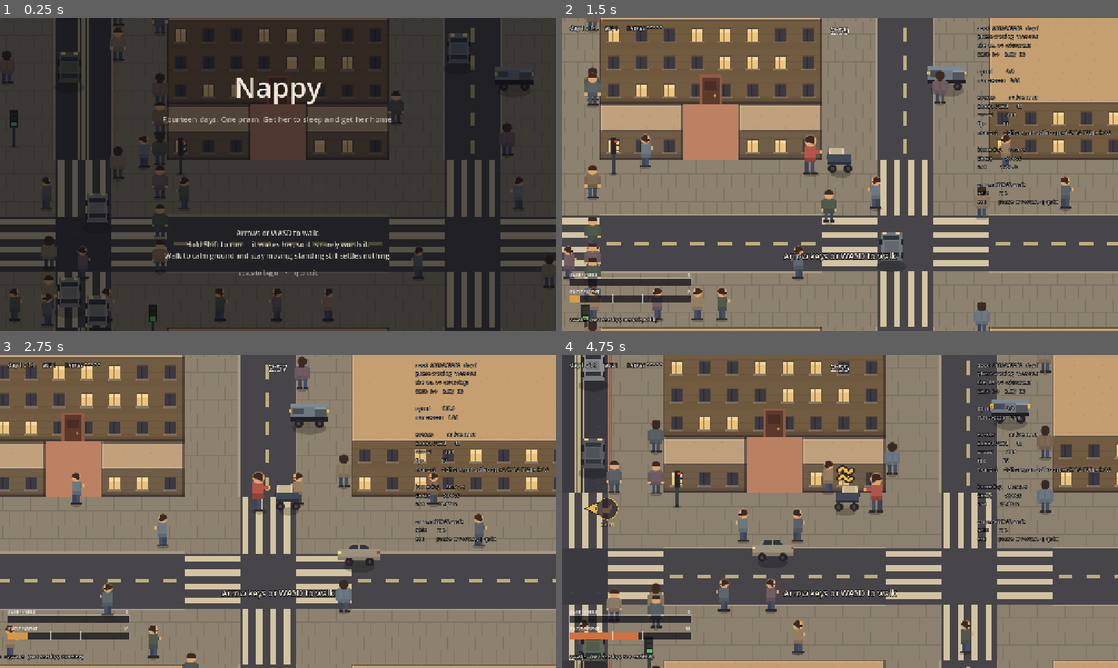
Above: before the commit, frames 1-4 (two rows, left to right).
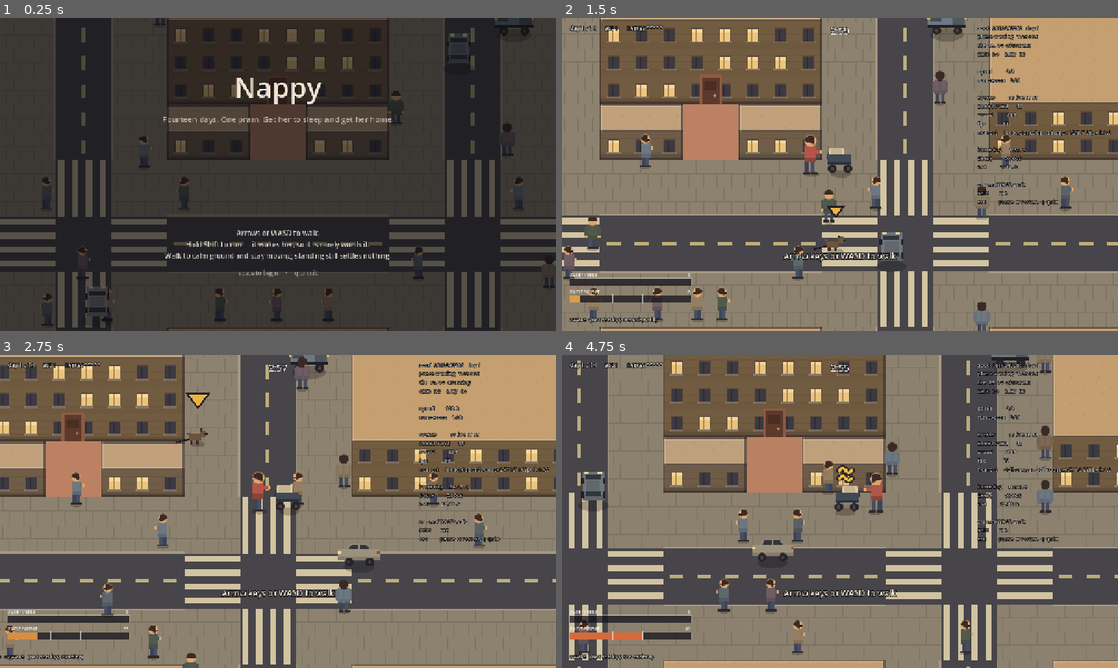
Above: after the commit, the same moments.

Repository: JosuaKrause/nappy
Game: Godot game, scene res://scenes/main.tscn
The game is run twice, just before and just after one commit, with the same random seed, the same clock (stepped at 60 frames per second) and the same inputs.
Inputs (mouse positions are in pixels of both pictures, inside the frame that each line leads up to):
- Up to frame 1 (0.25 s): no input
- Up to frame 2 (1.5 s): tap Enter (ui_accept) at 0.5, 0.77 s; move the mouse to (962, 158) at 0.52 s; hold Right (move_right) 0.53-1.25 s; hold Shift (run) 0.53-1.25 s; click (962, 158) at 0.67 s; drag from (728, 190) to (812, 237) at 1.27 s
- Up to frame 3 (2.75 s): move the mouse to (333, 442) at 2.02 s; hold Right (move_right) from 2.03 s (still down); hold Shift (run) from 2.03 s (still down)
- Up to frame 4 (4.75 s): release Right (move_right) at 2.75 s; release Shift (run) at 2.75 s; drag from (812, 574) to (673, 464) at 2.77 s; move the mouse to (1006, 558) at 3.52 s; hold Left (move_left) 3.53-4.25 s; hold Shift (run) 3.53-4.25 s; tap R at 3.6 s; tap Enter (ui_accept) at 3.77 s; drag from (673, 464) to (756, 433) at 4.27 s

The runs differ from the first frame. In frame 1, 3.0% of the frame differs, in the area x 0-96%, y 0-100%; in frame 2, 2.3%; in frame 3, 2.8%; in frame 4, 4.1%, in the area x 2-96%, y 0-100%.

Commit message:
Playtest 14: the main road moves
"I have the feeling the main road is now always left to home. It should move
around more."

It was CrowdLanes.arterial_index -- the middle corridor, on every seed -- so the
largest thing a player navigates by stood in the same place relative to the home
in every run anybody has played. A fixed city is worth learning; a city that is
the same city every time is not.

map.main_road is rolled from the city's own street stream now, and map.main_road
is the answer everywhere. Four places were still deriving it from the constant
and are the same defect M46 found in CrowdLanes.busyness -- a fact about a city
answered from an axis length: arterial_pavement, the tunnel and bridge in
_spawn_spine_exits, the two dev --spawn targets, and the calm-zone rule that
stops a park swallowing a stretch of it.

Three corridors clear of either boundary, which is the one constraint that is
not taste: the spine divides the city in two and M47 makes crossing it a soft
block, so both halves have to be worth being in. Two was tried first and is too
near -- at corridor 9 of eleven the city east of the spine is two block-columns,
and test_crowd saw it before a player could, with 256 overlapping crossing-axis
pairs in a junction box against a tolerance of 180. A sliver funnels the spine's
whole traffic through junctions with nowhere to spread to. Measured over five
seeds at three clear, the spines land on corridors 3 to 8 and the counts are 19
to 170.

The east-west guard in _zone_fits stays a constant and gets a comment saying why
it is not an arterial: it protects the corridor the east and west city exits
open onto, which would otherwise be a hole in the boundary opening into a park.

Two tests were pinned to the old fixture rather than to a rule, and both are the
same mistake one level down. _test_a_precinct_has_no_cars_in_it required a
north-south precinct -- never a rule, since one precinct is the shore and the
other is inland on either axis -- and seed 4242 simply happened to roll one for
eleven milestones. And _test_a_main_road_is_kept_by_its_lights opened its day
with no focus, which parks the crowd's box on the middle of the map: it found
cars on the spine only for as long as the spine was the middle corridor. That is
M46's floor-test defect in the test next door to it.

Co-Authored-By: Claude Opus 5 <noreply@anthropic.com>
Claude-Session: https://claude.ai/code/session_01PrfsLFcbng3aLnNsD5xsek

Diff:
--- a/src/city/city.gd
+++ b/src/city/city.gd
@@ -232,7 +232,7 @@
 ## either side of it.
 func _spawn_spine_exits() -> void:
 	var extent := map.world_size()
-	var down := (CrowdLanes.arterial_index(Tuning.CITY_BLOCKS.x) * CityMap.period()
+	var down := (map.main_road * CityMap.period()
 			+ Tuning.STREET_WIDTH * 0.5) * float(Tuning.TILE_SIZE)
 	var across := (CrowdLanes.arterial_index(Tuning.CITY_BLOCKS.y) * CityMap.period()
 			+ Tuning.STREET_WIDTH * 0.5) * float(Tuning.TILE_SIZE)
--- a/src/city/city_generator.gd
+++ b/src/city/city_generator.gd
@@ -69,13 +69,35 @@
 ## same trick `CrowdLanes.busyness` uses: the hierarchy is a property of the city, and taking it
 ## out of the shared stream means adding it moves nothing else that a seed already decided.
 ##
-## The spine is the corridor `CrowdLanes.arterial_index` already called the arterial, so the
-## busiest street and the main road are the same street rather than two overlapping claims about
-## which one matters — and it is **only** the north-south one. *(Playtest 12, finding 2.)*
+## There is **only** one main road and it is the north-south one. *(Playtest 12, finding 2.)*
+##
+## **Where it runs is rolled, and until playtest 14 it was always the middle corridor.** It was
+## `CrowdLanes.arterial_index` — the centre of the map, on every seed — so the one landmark the
+## city has stood in the same place relative to the home in every run anybody had ever played:
+## *"I have the feeling the main road is now always left to home. It should move around more."*
+## A fixed city is worth learning; a city that is the same city every time is not, and the spine
+## is the largest single thing a player navigates by.
+##
+## Kept **three corridors clear of either boundary**, which is the one constraint that is not
+## taste. The spine divides the city in two and both halves have to be worth being in — M47 makes
+## crossing it a soft block — so a main road near the edge is a wall with a corner behind it rather
+## than a division. It also cannot be a boundary corridor at all: those have buildings on one side
+## only, and the tunnel and the bridge are holes punched through the ring of frontages.
+##
+## Two was tried first and is too near. At corridor 9 of eleven the city east of the spine is two
+## block-columns, and `tests/test_crowd.gd` saw it before a player could: 256 overlapping
+## crossing-axis pairs in a junction box over a minute against a tolerance of 180, where the same
+## city with a central spine gives well under it. A sliver has the spine's whole traffic funnelling
+## through junctions that have nowhere to spread to.
+##
+## `map.main_road` is the answer everywhere. `CrowdLanes.arterial_index` is now only the *default*
+## the map is built from, and anything asking "which corridor is the main road" that reaches for it
+## instead is the M46 defect — a fact about a city answered from a constant.
 static func _assign_street_kinds(map: CityMap) -> void:
-	map.main_road = CrowdLanes.arterial_index(Tuning.CITY_BLOCKS.x)
 	var rng := RandomNumberGenerator.new()
 	rng.seed = hash("street:%d" % map.seed_used)
+	var corridors := CrowdLanes.corridor_count(Tuning.CITY_BLOCKS.x)
+	map.main_road = rng.randi_range(3, corridors - 4)
 	_place_precincts(map, rng)
 
 ## The two precincts, three blocks each. *(Playtest 12, findings 1 and 7: "a stretch of three
@@ -197,7 +219,7 @@
 	# rolled as calm below, and is not in `remaining`, so no courtyard is cut into it either.
 	purposes[home_block()] = GameEnums.BlockPurpose.RESIDENTIAL
 
-	var areas := _place_calm_zones(purposes, zones, shuffled, rng)
+	var areas := _place_calm_zones(purposes, zones, shuffled, rng, map.main_road)
 
 	var calm_target := rng.randi_range(Tuning.MIN_CALM_BLOCKS, Tuning.MAX_CALM_BLOCKS)
 	for block in shuffled:
@@ -245,7 +267,7 @@
 ##   footprint: a four-block park with a quiet square across the road from it is one calm area
 ##   with an awkward middle, and the point of several is that they are somewhere else.
 static func _place_calm_zones(purposes: Dictionary, zones: Dictionary,
-		shuffled: Array[Vector2i], rng: RandomNumberGenerator) -> int:
+		shuffled: Array[Vector2i], rng: RandomNumberGenerator, main_road: int) -> int:
 	var wanted := rng.randi_range(Tuning.MIN_CALM_ZONES, Tuning.MAX_CALM_ZONES)
 	var made := 0
 	var span := Vector2i.ONE * Tuning.CALM_ZONE_BLOCKS
@@ -253,7 +275,7 @@
 		if made >= wanted:
 			break
 		var footprint := Rect2i(anchor, span)
-		if not _zone_fits(purposes, footprint):
+		if not _zone_fits(purposes, footprint, main_road):
 			continue
 		var purpose := _OPEN_CALM[rng.randi_range(0, _OPEN_CALM.size() - 1)]
 		for block in _blocks_in(footprint):
@@ -295,15 +317,19 @@
 
 ## Whether a 2x2 footprint is inside the map, wholly unclaimed, clear of other calm, clear of the
 ## home, and does not swallow a stretch of either arterial.
-static func _zone_fits(purposes: Dictionary, footprint: Rect2i) -> bool:
+static func _zone_fits(purposes: Dictionary, footprint: Rect2i, main_road: int) -> bool:
 	if footprint.end.x > Tuning.CITY_BLOCKS.x or footprint.end.y > Tuning.CITY_BLOCKS.y:
 		return false
 	if _too_near_the_home(footprint):
 		return false
 	# The corridors this would absorb are the ones between its own columns and rows.
 	for index in range(footprint.position.x + 1, footprint.end.x):
-		if index == CrowdLanes.arterial_index(Tuning.CITY_BLOCKS.x):
+		if index == main_road:
 			return false
+	# The east-west guard is **not** about an arterial — there is only one main road and it runs
+	# north to south. What this one protects is the corridor the east and west city exits open
+	# onto (`City._spawn_spine_exits`), which would otherwise be a hole in the boundary opening
+	# into a park. Same shape, different reason, and it stays a constant because the exits do.
 	for index in range(footprint.position.y + 1, footprint.end.y):
 		if index == CrowdLanes.arterial_index(Tuning.CITY_BLOCKS.y):
 			return false
--- a/src/crowd/crowd_lanes.gd
+++ b/src/crowd/crowd_lanes.gd
@@ -236,8 +236,7 @@
 ## A point on the pavement beside the north-south arterial, half way down the map. The one
 ## place the crowd's noise floor is highest, which makes it the place worth measuring.
 static func arterial_pavement(map: CityMap) -> Vector2:
-	var corridor := arterial_index(Tuning.CITY_BLOCKS.x)
-	var x := corridor * CityMap.period() + Tuning.SIDEWALK_WIDTH - 1
+	var x := map.main_road * CityMap.period() + Tuning.SIDEWALK_WIDTH - 1
 	return map.tile_to_world(Vector2i(x, map.size.y / 2))
 
 ## The same, for whichever north-south corridor this city made the quietest.
--- a/src/main.gd
+++ b/src/main.gd
@@ -492,7 +492,7 @@
 	# are the only cue in the game whose whole content is *when*, so they cannot be judged from a
 	# still of one — take several seconds apart, or use `--walk` and watch the cycle.
 	if args[index + 1] == "signal":
-		var spine := CrowdLanes.arterial_index(Tuning.CITY_BLOCKS.x)
+		var spine := _city.map.main_road
 		var down := clampi(Tuning.CITY_BLOCKS.y / 2, 1, Tuning.CITY_BLOCKS.y - 1)
 		# On the side street's own pavement, a couple of tiles east of the junction: the block
 		# east of corridor `spine` is block `spine`, and offset 1 of a corridor is footway.
@@ -503,8 +503,7 @@
 	# is the bridge at the other end and `edge:e` / `edge:w` the road simply running out.
 	if args[index + 1].begins_with("edge"):
 		var side := args[index + 1].get_slice(":", 1)
-		var spine_x := CrowdLanes.arterial_index(Tuning.CITY_BLOCKS.x) * CityMap.period() \
-				+ Tuning.STREET_WIDTH / 2
+		var spine_x := _city.map.main_road * CityMap.period() + Tuning.STREET_WIDTH / 2
 		var spine_y := CrowdLanes.arterial_index(Tuning.CITY_BLOCKS.y) * CityMap.period() \
 				+ Tuning.STREET_WIDTH / 2
 		# Beside the carriageway, not on it: the exits are lethal, which is the point of them.
--- a/tests/test_crowd.gd
+++ b/tests/test_crowd.gd
@@ -617,9 +617,17 @@
 ## the signals would be scenery on top of a courtesy that was already sufficient.
 func _test_a_main_road_is_kept_by_its_lights(t) -> void:
 	_city.crowd.start_day(1, _rng(1))
-	var spine := CrowdLanes.arterial_index(Tuning.CITY_BLOCKS.x)
-	t.check(_city.map.main_road == spine,
-			"the north-south arterial is the one main road")
+	# **Where the spine runs is a fact about this city, not a constant.** *(Playtest 14: "I have
+	# the feeling the main road is now always left to home — it should move around more.")* It was
+	# always the middle corridor, so this used to assert `main_road == arterial_index`, which is
+	# the shape M46 found in `CrowdLanes.busyness`: a question about a city answered from a
+	# constant. What is worth pinning is that it is somewhere a main road can *be*.
+	var spine := _city.map.main_road
+	var corridors := CrowdLanes.corridor_count(Tuning.CITY_BLOCKS.x)
+	t.check(spine >= 3 and spine <= corridors - 4,
+			"the spine leaves a city on both sides of it (corridor %d of %d)" % [spine, corridors])
+	t.check(CrowdLanes.busyness(_city.map, true, spine) == CrowdLanes.ARTERIAL_BUSYNESS,
+			"and the busiest street and the main road are the same street")
 	t.check(_city.crowd.signals_for_tests().is_signalled(Vector2i(spine, 3)),
 			"every junction on the spine is signalled")
 	t.check(not _city.crowd.signals_for_tests().is_signalled(Vector2i(spine + 1, 3)),
@@ -628,6 +636,13 @@
 	# A car on the spine, with somebody standing at the zebra it is coming to, does not slow for
 	# them. It is stated over the car's own give-way probe rather than by walking one, because the
 	# thing being asserted is that the probe never fires at all.
+	#
+	# **Focused on the spine to find one.** *(Playtest 14.)* The crowd is a population of the box
+	# around her, and this used to open the day with no focus at all — which parks the box on the
+	# middle of the map. That found cars on the spine only for as long as the spine *was* the
+	# middle corridor; the day it started moving, there were none in the box to test. Same defect
+	# M46 found in the floor test, in the test next door to it.
+	_city.crowd.start_day(1, _rng(1), CrowdLanes.arterial_pavement(_city.map))
 	var tested := 0
 	for agent in _city.crowd.agents():
 		if tested >= 2 or agent.kind != CrowdAgent.Kind.CAR:
@@ -697,22 +712,24 @@
 ## pedestrianised corridor is paved end to end, so every tile of it says "street" — so this is
 ## the check that the corridor kind is actually reaching the two places a car picks a road.
 func _test_a_precinct_has_no_cars_in_it(t) -> void:
-	var vertical: Array[Vector4i] = []
-	for span in _city.map.precinct_spans:
-		if span.x == 1:
-			vertical.append(span)
-	t.check(not vertical.is_empty(), "the city has a north-south precinct")
-	t.check(_city.map.precinct_spans.size() == 2, "and exactly two precincts in all (%d)"
+	# **Whichever axis this city put its inland precinct on.** *(Playtest 14.)* This used to require
+	# a north-south one and stand in it, which was never a rule — one precinct is the shore, which
+	# is always east-west, and the other is inland *on either axis*. Seed 4242 happened to roll a
+	# vertical one for eleven milestones, and moving the main road (which draws from the same city
+	# stream) rolled it the other way. A fixture that only exists on one seed is not a fixture.
+	t.check(_city.map.precinct_spans.size() == 2, "there are exactly two precincts in all (%d)"
 			% _city.map.precinct_spans.size())
 	for span in _city.map.precinct_spans:
 		t.check(span.w - span.z + 1 == Tuning.PRECINCT_BLOCKS,
 				"a precinct is %d blocks long" % Tuning.PRECINCT_BLOCKS)
+	var chosen: Vector4i = _city.map.precinct_spans[_city.map.precinct_spans.size() - 1]
+	var vertical := chosen.x == 1
 
 	# Built around one, so the field is looking at it rather than at the middle of the map.
-	var span_v: Vector4i = vertical[0]
-	var at := _city.map.tile_to_world(Vector2i(
-			span_v.y * CityMap.period() + Tuning.STREET_WIDTH / 2,
-			(span_v.z + span_v.w) / 2 * CityMap.period() + Tuning.STREET_WIDTH))
+	var along := (chosen.z + chosen.w) / 2 * CityMap.period() + Tuning.STREET_WIDTH
+	var across := chosen.y * CityMap.period() + Tuning.STREET_WIDTH / 2
+	var at := _city.map.tile_to_world(Vector2i(across, along) if vertical
+			else Vector2i(along, across))
 	_city.crowd.start_day(1, _rng(1), at)
 	_advance(45.0)
 
@@ -722,7 +739,7 @@
 		var tile := _city.map.world_to_tile(agent.position)
 		if not _city.map.in_bounds(tile):
 			continue
-		if _city.map.street_kind_at(true, tile) != GameEnums.StreetKind.PEDESTRIAN:
+		if _city.map.street_kind_at(vertical, tile) != GameEnums.StreetKind.PEDESTRIAN:
 			continue
 		if agent.kind == CrowdAgent.Kind.CAR:
 			intruders += 1
--- a/tests/test_generator.gd
+++ b/tests/test_generator.gd
@@ -199,8 +199,13 @@
 		# first. A zone may take any corridor but that one.
 		for key: Vector3i in map.absent_segments:
 			var corridor: int = key.y if key.z == 0 else key.x
-			var blocks: int = Tuning.CITY_BLOCKS.y if key.z == 0 else Tuning.CITY_BLOCKS.x
-			t.check(corridor != CrowdLanes.arterial_index(blocks),
+			# Which corridor that is comes from the **map** since playtest 14, because the spine
+			# is rolled per city rather than always being the middle one. The east-west number is
+			# still a constant and is not an arterial — it is the corridor the city's east and
+			# west exits open onto. See `CityGenerator._zone_fits`.
+			var protected: int = map.main_road if key.z != 0 \
+					else CrowdLanes.arterial_index(Tuning.CITY_BLOCKS.y)
+			t.check(corridor != protected,
 					"seed %d: no zone swallowed a stretch of the arterial (%s did)"
 					% [_seed(i), key])
 
